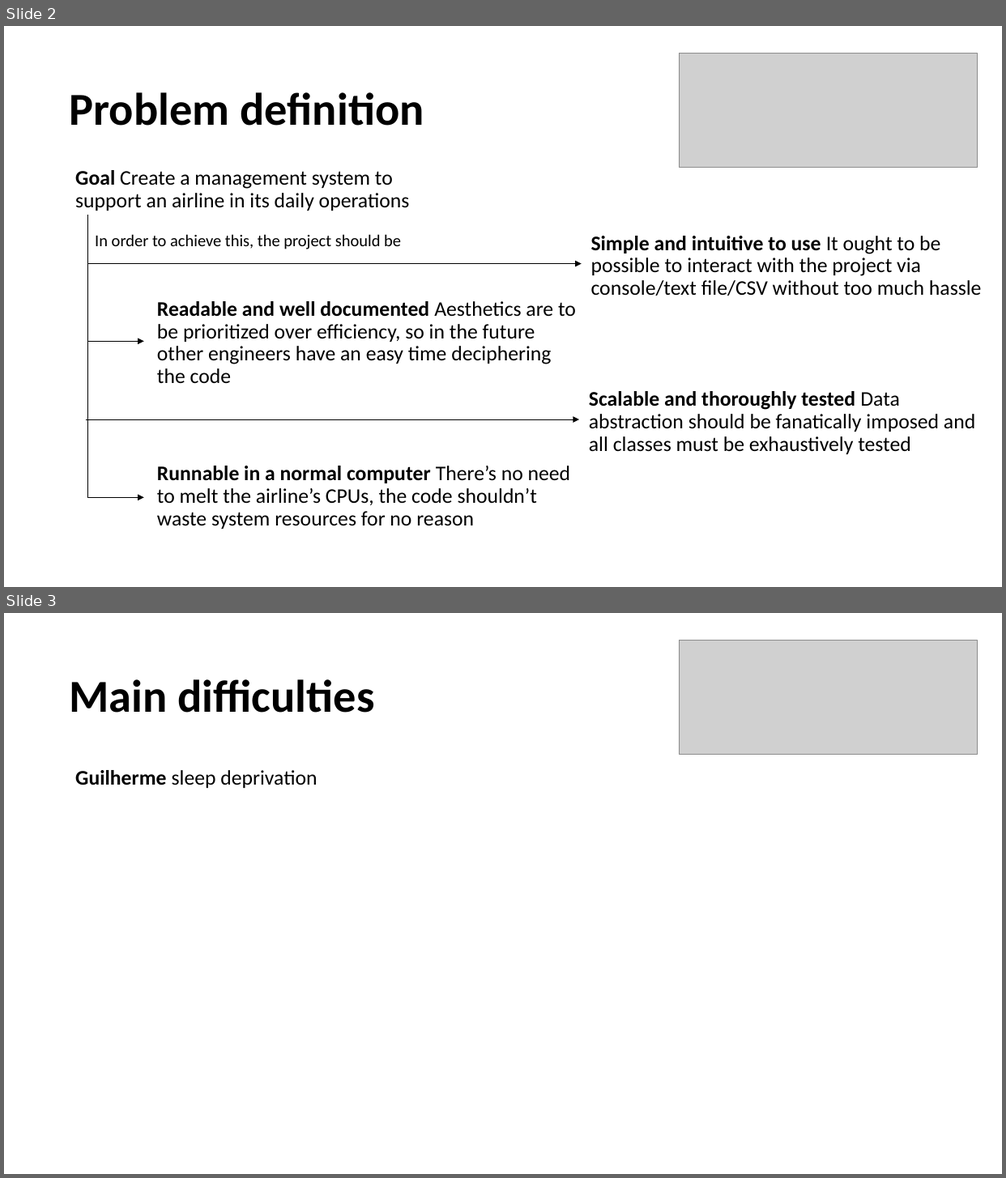
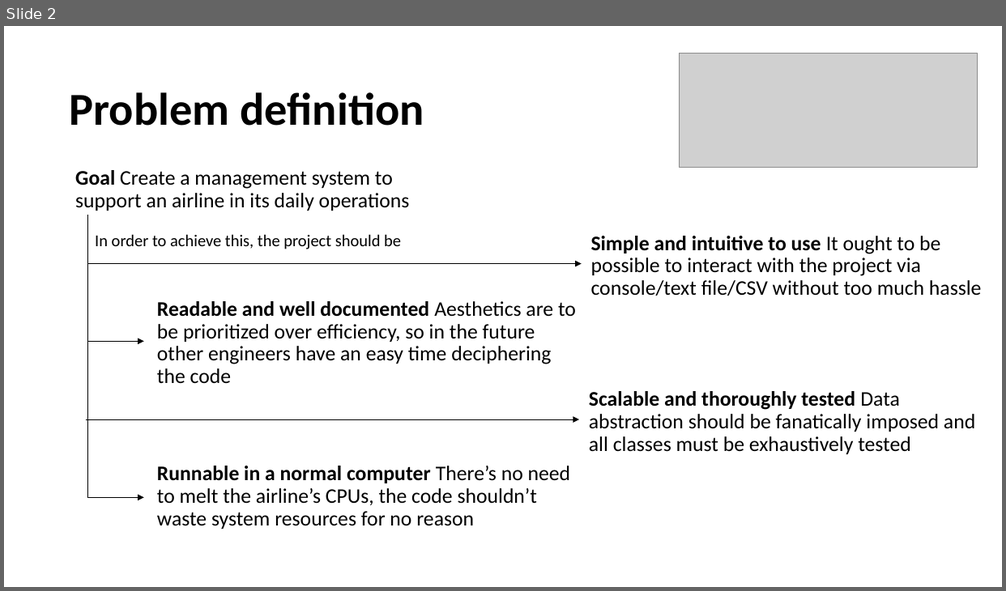
Before and after one commit to gpe0/AED-1, a slide deck: Airline Information Management.pptx. Shown one above the other, each under a label of ours: slides 2 and 3 before the commit, slide 2 after it. The pictures are 1006x1178 and 1006x591 pixels, drawn with LibreOffice and Linux fonts; fonts in the diff are those of the drawing; grey boxes stand for pictures. Boxes give left, top, right and bottom in pixels: in the first picture for what was removed or moved away, otherwise in the second. Text is boxed around its words. In the diff, an @@ line names an element or a change of style, - is before the commit and + after.

```diff
--- a/Airline Information Management.pptx
+++ b/Airline Information Management.pptx
@@ slide 3 removed at box(4, 613, 1002, 1174), background #FFFFFF @@
@@ picture removed at box(680, 640, 978, 755) @@
@@ text removed at box(69, 679, 374, 713) @@
-Main difficulties
@@ text removed at box(75, 770, 317, 788) @@
-Guilherme sleep deprivation
```
Also in this commit, not shown: 6 slides added, 3 other files.
